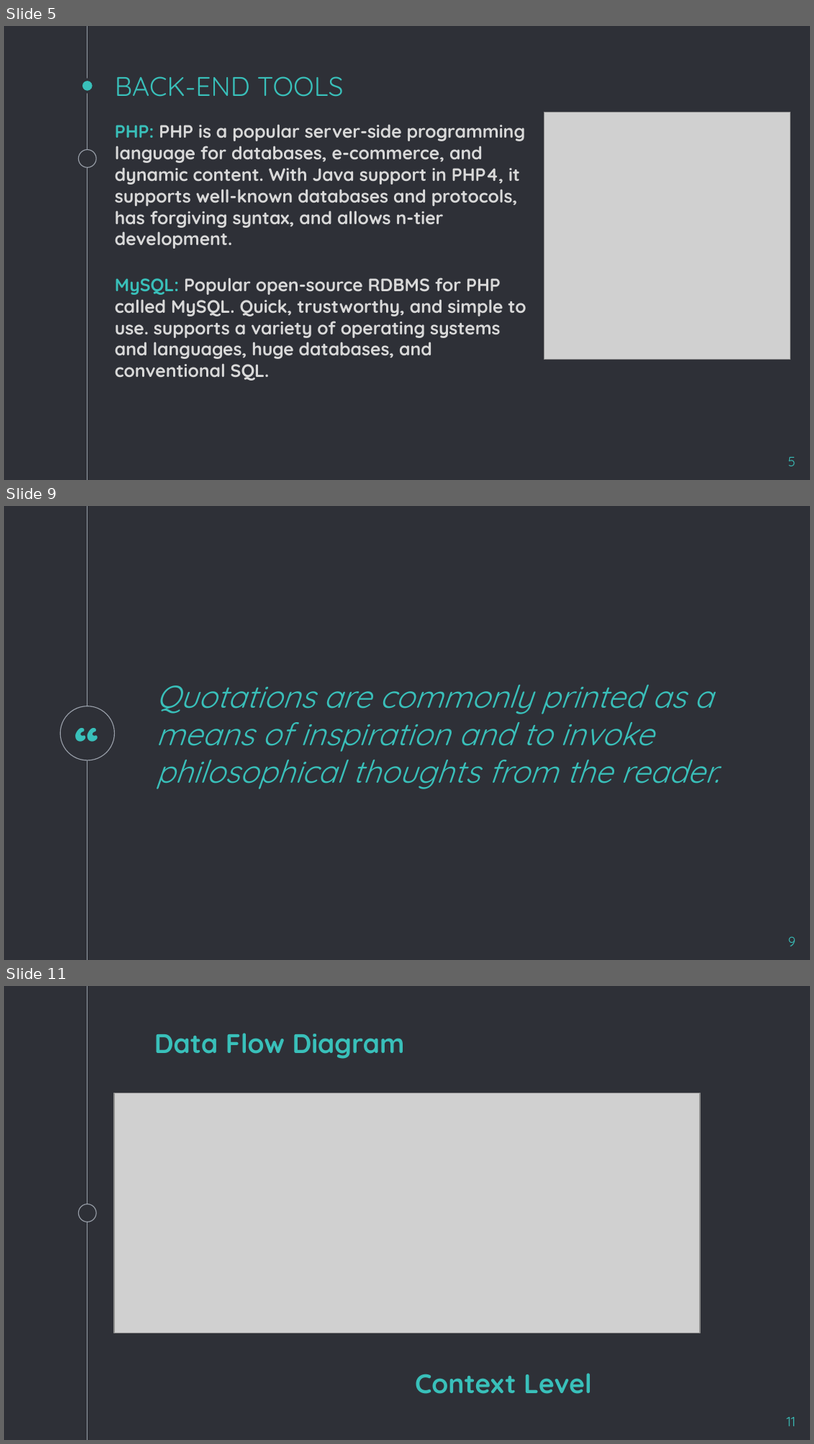
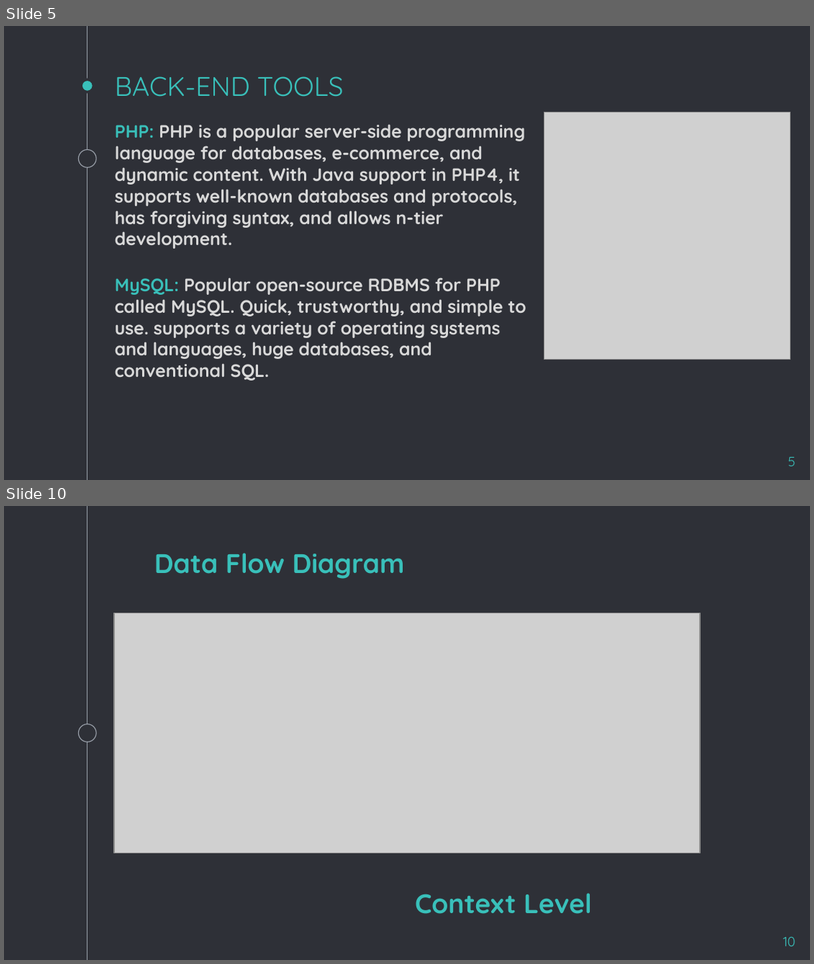
Before and after one commit to praptipatel18/Report, a slide deck: project.pptx. Shown one above the other, each under a label of ours: slides 5, 9 and 11 before the commit, slides 5 and 10 after it; the slides between them are not shown. The pictures are 814x1444 and 814x964 pixels, drawn with LibreOffice and Linux fonts; fonts in the diff are those of the drawing; grey boxes stand for pictures; background and template pictures are left out. Boxes give left, top, right and bottom in pixels: in the first picture for what was removed or moved away, otherwise in the second. Text is boxed around its words. In the diff, an @@ line names an element or a change of style, - is before the commit and + after.

```diff
--- a/project.pptx
+++ b/project.pptx
@@ slide 9 removed at [4, 506, 810, 960], background #2E3037; not listed: 1 template element that a slide beside it also shows @@
@@ text removed at [156, 685, 720, 789] @@
-Quotations are commonly printed as a means of inspiration and to invoke philosophical thoughts from the reader.
@@ text removed at [29, 703, 144, 761] @@
-“
@@ ellipse removed at [60, 706, 114, 760] @@
@@ page number removed at [789, 937, 796, 946] @@
-9
@@ what was slide 11 is now slide 10 @@
@@ page number at [784, 937, 796, 946]: text changed @@
-11
+10
```
Also in this commit, not shown: 4 slides changed, 1 slide added, 1 other slide removed.
